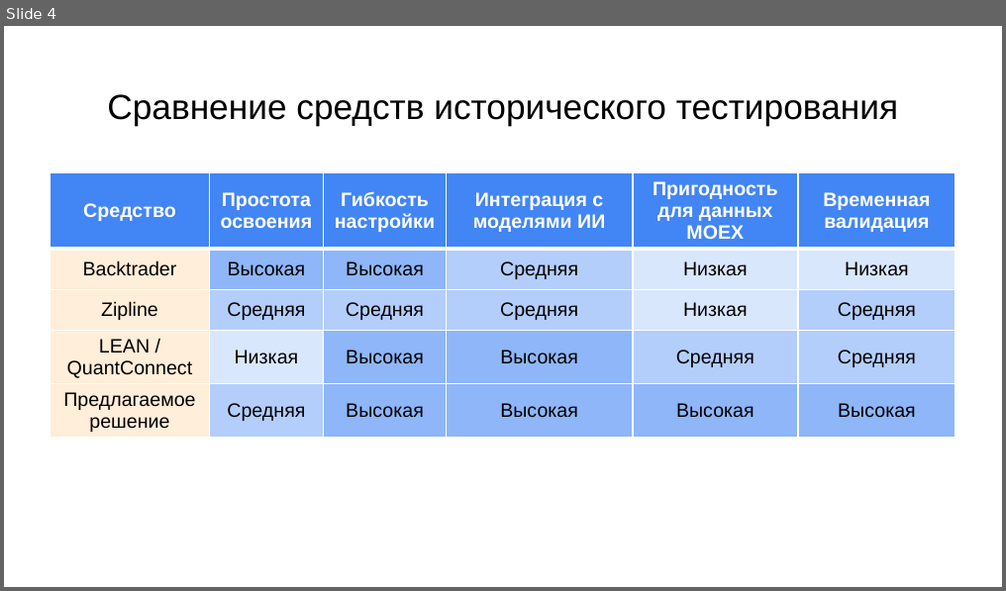
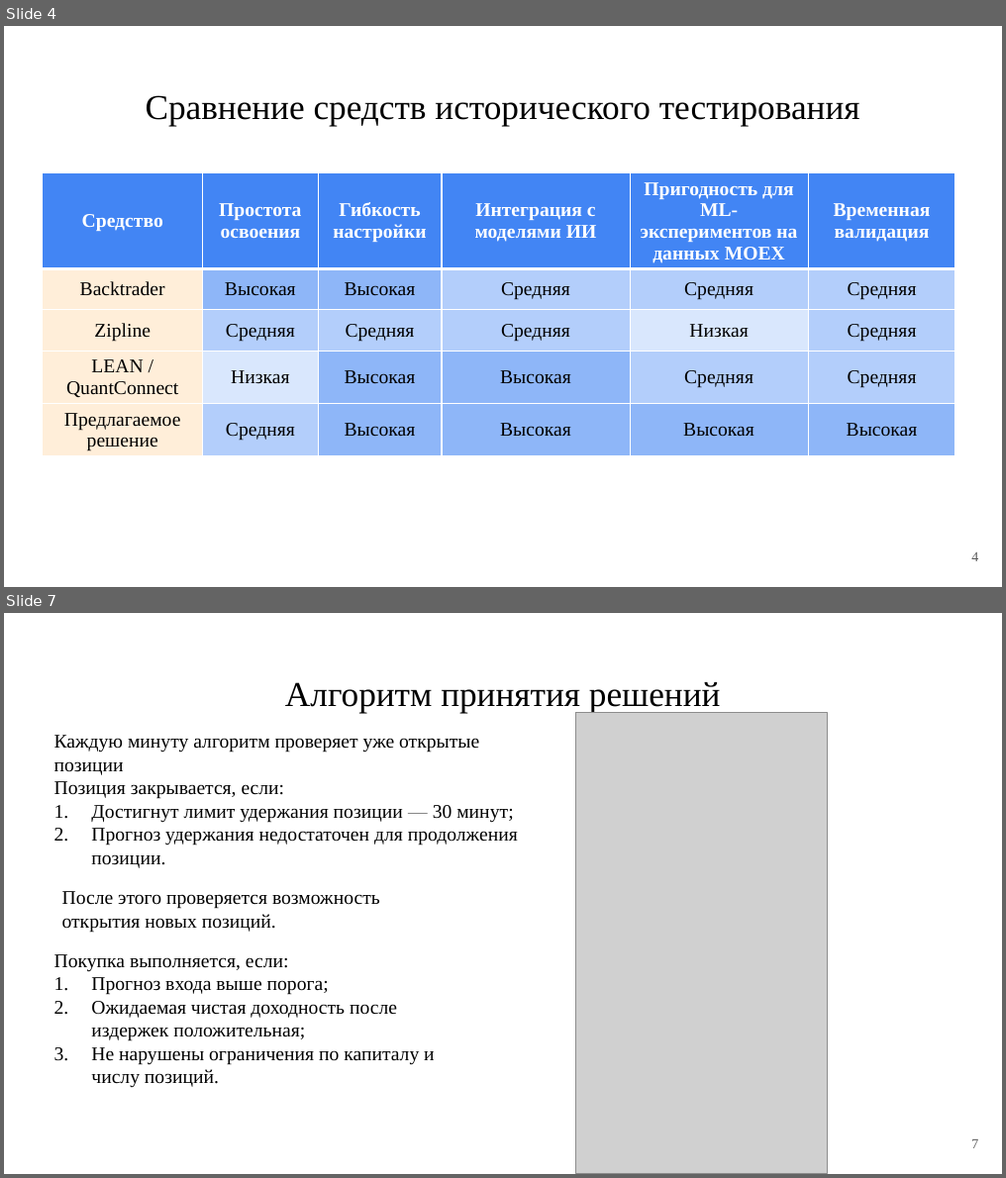
Before and after one commit to PetrovKirill00/BKP, a slide deck: Презентация.pptx. Shown one above the other, each under a label of ours: slide 4 before the commit, slides 4 and 7 after it; the slides between them are not shown. The pictures are 1006x591 and 1006x1178 pixels, drawn with LibreOffice and Linux fonts; fonts in the diff are those of the drawing; grey boxes stand for pictures. Boxes give left, top, right and bottom in pixels: in the first picture for what was removed or moved away, otherwise in the second. Text is boxed around its words. In the diff, an @@ line names an element or a change of style, - is before the commit and + after.

```diff
--- a/Презентация.pptx
+++ b/Презентация.pptx
@@ slide 7 added at (x1=4, y1=613, x2=1002, y2=1174), background #FFFFFF @@
@@ title added at (x1=285, y1=682, x2=721, y2=713), 25.2 pt, text #000000 @@
+Алгоритм принятия решений
@@ picture added at (x1=576, y1=713, x2=828, y2=1174) @@
@@ text added at (x1=54, y1=735, x2=518, y2=868), 14 pt, text #000000 @@
+Каждую минуту алгоритм проверяет уже открытые позиции
+Позиция закрывается, если:
+1. Достигнут лимит удержания позиции — 30 минут;
+2. Прогноз удержания недостаточен для продолжения позиции.
@@ text added at (x1=62, y1=891, x2=380, y2=933), 14 pt, text #000000 @@
+После этого проверяется возможность открытия новых позиций.
@@ text added at (x1=54, y1=955, x2=434, y2=1088), 14 pt, text #000000 @@
+Покупка выполняется, если:
+1. Прогноз входа выше порога;
+2. Ожидаемая чистая доходность после издержек положительная;
+3. Не нарушены ограничения по капиталу и числу позиций.
@@ page number added at (x1=971, y1=1140, x2=978, y2=1149), 10 pt, text #595959 @@
+7
@@ slide 4 changed as well @@
@@ title "Сравнение средств исторического тестирования" at (x1=146, y1=95, x2=860, y2=126): font Arial to Times New Roman @@
@@ table at (x1=43, y1=173, x2=958, y2=472) @@
-row 1, column 5: Пригодность для данных MOEX
+row 1, column 5: Пригодность для ML-экспериментов на данных MOEX
-row 2, column 5: Низкая
+row 2, column 5: Средняя
-row 2, column 6: Низкая
+row 2, column 6: Средняя
@@ fill #D9E7FD to #B3CEFB in 2 cells @@
@@ font Arial to Times New Roman in "Средство", "Простота освоения", "Гибкость настройки", "Интеграция с моделями ИИ" and 23 more places @@
@@ table resized from (x1=50, y1=173, x2=956, y2=447) to (x1=43, y1=173, x2=958, y2=472) @@
@@ page number added at (x1=971, y1=553, x2=978, y2=562), 10 pt, text #595959 @@
+4
```
Also in this commit, not shown: 4 other slides changed, 6 other slides added, 5 slides removed, 24 other files.
